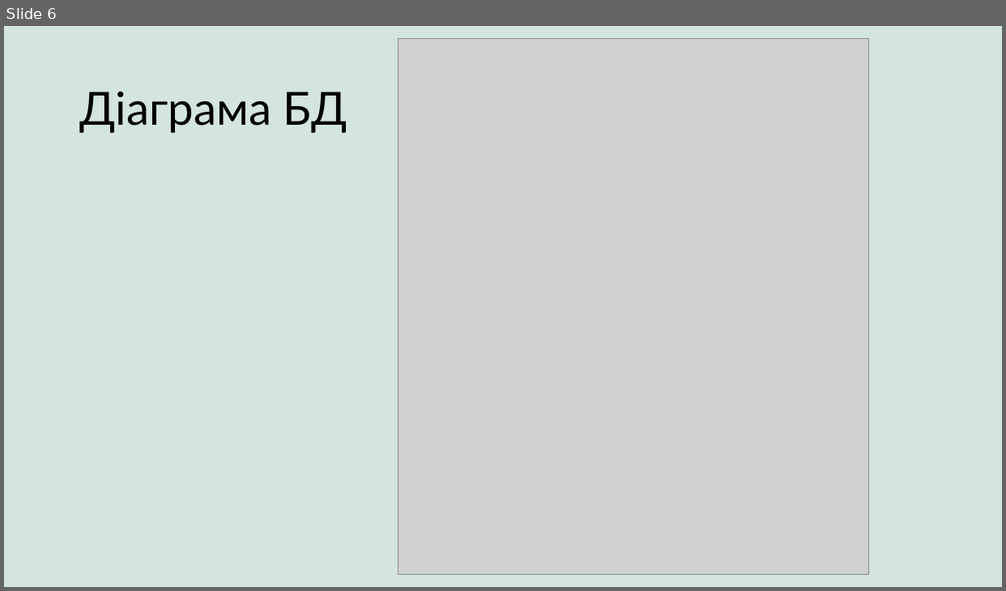
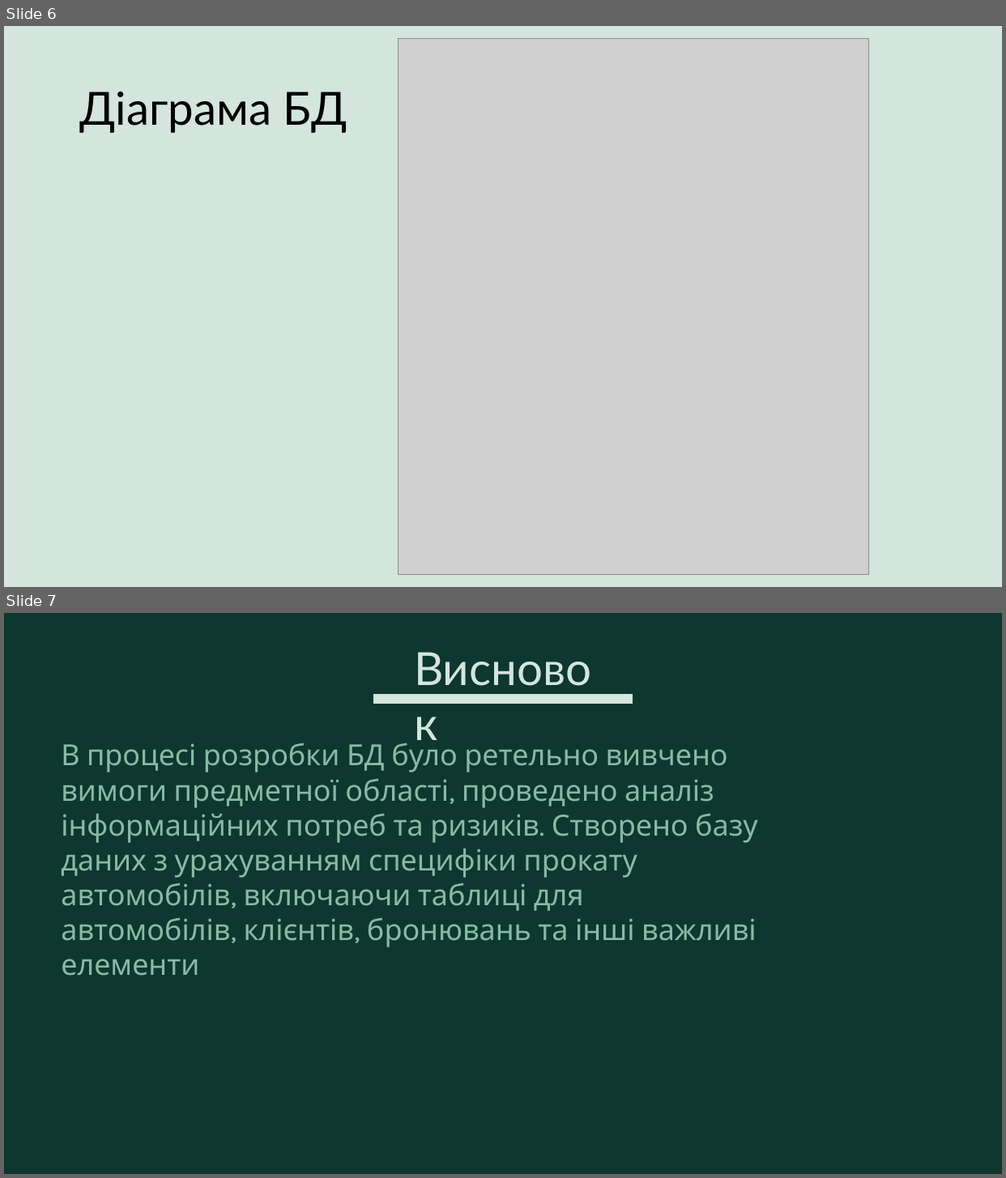
Before and after one commit to OleksandrKoneschuk/Car-Rent, a slide deck: курсова робота.Конещук.pptx. Shown one above the other, each under a label of ours: slide 6 before the commit, slides 6 and 7 after it. The pictures are 1006x591 and 1006x1178 pixels, drawn with LibreOffice and Linux fonts; fonts in the diff are those of the drawing; grey boxes stand for pictures. Boxes give left, top, right and bottom in pixels: in the first picture for what was removed or moved away, otherwise in the second. Text is boxed around its words. In the diff, an @@ line names an element or a change of style, - is before the commit and + after.

```diff
--- a/курсова робота.Конещук.pptx
+++ b/курсова робота.Конещук.pptx
@@ slide 7 added at (x1=4, y1=613, x2=1002, y2=1174), background #0D372F @@
@@ text added at (x1=407, y1=636, x2=600, y2=699), 44 pt, text #D3E5DD @@
+Висновок
@@ line added from (374, 699) to (633, 699), #D3E5DD 9 pt @@
@@ text added at (x1=61, y1=738, x2=758, y2=976), 28 pt, text #87BBA4 @@
+В процесі розробки БД було ретельно вивчено вимоги предметної області, проведено аналіз інформаційних потреб та ризиків. Створено базу даних з урахуванням специфіки прокату автомобілів, включаючи таблиці для автомобілів, клієнтів, бронювань та інші важливі елементи
```
Also in this commit, not shown: 1 other slide added, 8 slides removed, 7 other files.
